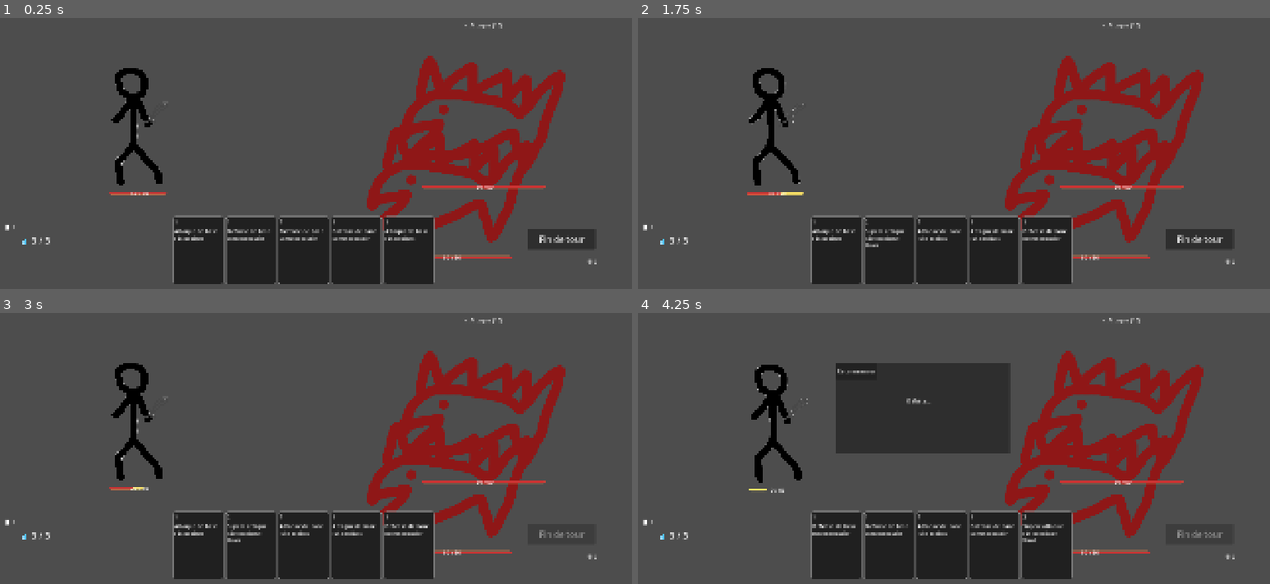
Above: before the commit, frames 1-4 (two rows, left to right).
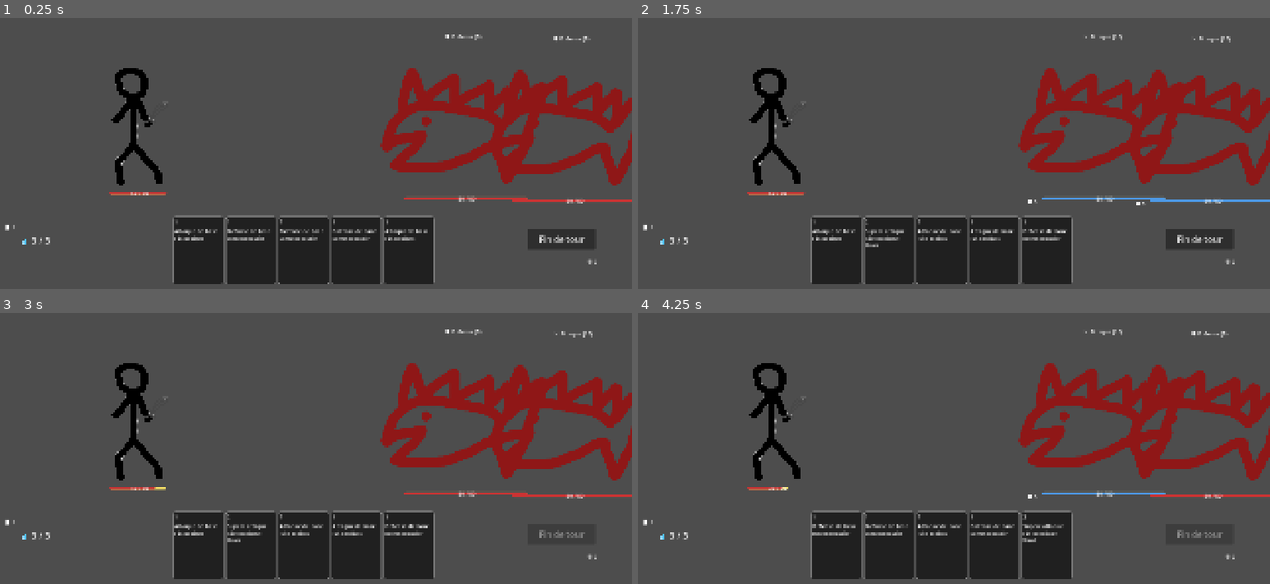
Above: after the commit, the same moments.

Repository: Elehos/jeu_de_bouboules
Game: Godot game, scene res://scenes/combat/combat.tscn
The game is run twice, just before and just after one commit, with the same random seed, the same clock (stepped at 60 frames per second) and the same inputs.
Inputs (mouse positions are in pixels of both pictures, inside the frame that each line leads up to):
- Up to frame 1 (0.25 s): no input
- Up to frame 2 (1.75 s): click "Fin de tour" at 0.5 s; drag from (777, 120) to (1086, 183) at 1.27 s
- Up to frame 3 (3 s): click "Fin de tour" at 2 s; drag from (448, 478) to (139, 415) at 2.77 s
- Up to frame 4 (4.25 s): click "Fin de tour" at 3.5 s

The runs differ from the first frame. In frame 1, 9.8% of the frame differs, in the area x 58-100%, y 1-90%; in frame 2, 10%; in frame 3, 9.9%; in frame 4, 19%, in the area x 17-100%, y 1-90%.

Commit message:
correction

Diff:
--- a/scenes/combat/combat.tscn
+++ b/scenes/combat/combat.tscn
@@ -8,7 +8,7 @@
 [ext_resource type="Script" uid="uid://olrbvy74v182" path="res://script/cards/Hand.gd" id="5_4a6i5"]
 [ext_resource type="Resource" uid="uid://si2lgkydtdkd" path="res://ressoucesCards/attackCard.tres" id="6_ijgaf"]
 [ext_resource type="Script" uid="uid://f3o7b7woxojq" path="res://script/cards/CardData.gd" id="7_3dmww"]
-[ext_resource type="PackedScene" uid="uid://d0g5hjsgl0b2j" path="res://scenes/cards/Card.tscn" id="8_gwckk"]
+[ext_resource type="PackedScene" uid="uid://d0g5hjsgl0b2j" path="res://scenes/cards/card.tscn" id="8_gwckk"]
 [ext_resource type="Resource" uid="uid://bomdgafd46m8f" path="res://ressoucesCards/defenseCard.tres" id="9_gwckk"]
 [ext_resource type="Resource" uid="uid://64tt2oeikj55" path="res://ressoucesCards/superAttackCard.tres" id="10_mrrmw"]
 [ext_resource type="PackedScene" uid="uid://cuugmemifju2l" path="res://scenes/ui/card_list_popup.tscn" id="13_mrrmw"]
@@ -76,13 +76,13 @@
 shape = SubResource("RectangleShape2D_ckr0i")
 
 [node name="EnemySlot1" type="Marker2D" parent="WorldRoot" unique_id=1229845398]
-position = Vector2(1385, 732)
+position = Vector2(1429, 560)
 
 [node name="EnemySlot2" type="Marker2D" parent="WorldRoot" unique_id=2047136660]
-position = Vector2(1481, 526)
+position = Vector2(1745, 566)
 
 [node name="EnemySlot3" type="Marker2D" parent="WorldRoot" unique_id=1664503013]
-position = Vector2(1175, 591)
+position = Vector2(1097, 559)
 
 [node name="UI" type="CanvasLayer" parent="." unique_id=1345790589]
 
@@ -152,7 +152,7 @@
 mouse_filter = 0
 
 [node name="CardListPopup" parent="UI" unique_id=577641462 instance=ExtResource("13_mrrmw")]
+metadata/_edit_lock_ = true
 
 [node name="TargetingArrow" type="Node2D" parent="UI" unique_id=1444779721]
 script = ExtResource("14_h2sm1")
-visible = false
--- a/scenes/combat/enemy.tscn
+++ b/scenes/combat/enemy.tscn
@@ -11,7 +11,7 @@
 
 [node name="Enemy" type="CharacterBody2D" unique_id=1414696823]
 script = ExtResource("1_dxtal")
-intention_sequence = Array[int]([0, 0, 0, 0])
+intention_sequence = Array[int]([1, 0, 1, 0])
 
 [node name="HPBarDelayed" type="ProgressBar" parent="." unique_id=820461938]
 offset_left = -175.0
--- a/script/cards/Card.gd
+++ b/script/cards/Card.gd
@@ -21,7 +21,6 @@
 enum CardState { IDLE, DRAGGING, AWAITING_TARGET, PLAYED }
 var state: CardState = CardState.IDLE
 
-var hover_shrink_timer: Timer
 
 func _ready() -> void:
 	update_display()
@@ -32,11 +31,6 @@
 	CombatEvents.targeting_started.connect(_on_targeting_started)
 	CombatEvents.targeting_cancelled.connect(_on_targeting_cancelled)
 	_update_affordability()
-
-	hover_shrink_timer = Timer.new()
-	hover_shrink_timer.one_shot = true
-	hover_shrink_timer.wait_time = 0.05
-	add_child(hover_shrink_timer)
 
 func update_display() -> void:
 	if card_data:
--- a/script/combat/CombatManager.gd
+++ b/script/combat/CombatManager.gd
@@ -38,10 +38,8 @@
 	CombatEvents.card_played.connect(_on_card_played)
 	CombatEvents.mana_changed.connect(_on_mana_changed)
 	player.died.connect(_on_player_died)
-	#enemy.died.connect(_on_enemy_died)
 	restart_button.pressed.connect(_on_restart_pressed)
 	player.damage_taken.connect(_on_damage_taken)
-	#enemy.damage_taken.connect(_on_damage_taken)
 	draw_count_label.gui_input.connect(_on_draw_pile_input)
 	discard_count_label.gui_input.connect(_on_discard_pile_input)
 	start_turn(TurnState.PLAYER_TURN)
@@ -179,8 +177,9 @@
 
 	for i in range(enemy_count):
 		var new_enemy: Enemy = enemy_scene.instantiate()
-		add_child(new_enemy)
+		world_root.add_child(new_enemy)
 		new_enemy.global_position = enemy_slots[i].global_position
 		print("Ennemi ", i, " positionné à : ", new_enemy.global_position)
 		enemies.append(new_enemy)
 		new_enemy.died.connect(_on_enemy_died.bind(new_enemy))
+		new_enemy.damage_taken.connect(_on_damage_taken)
